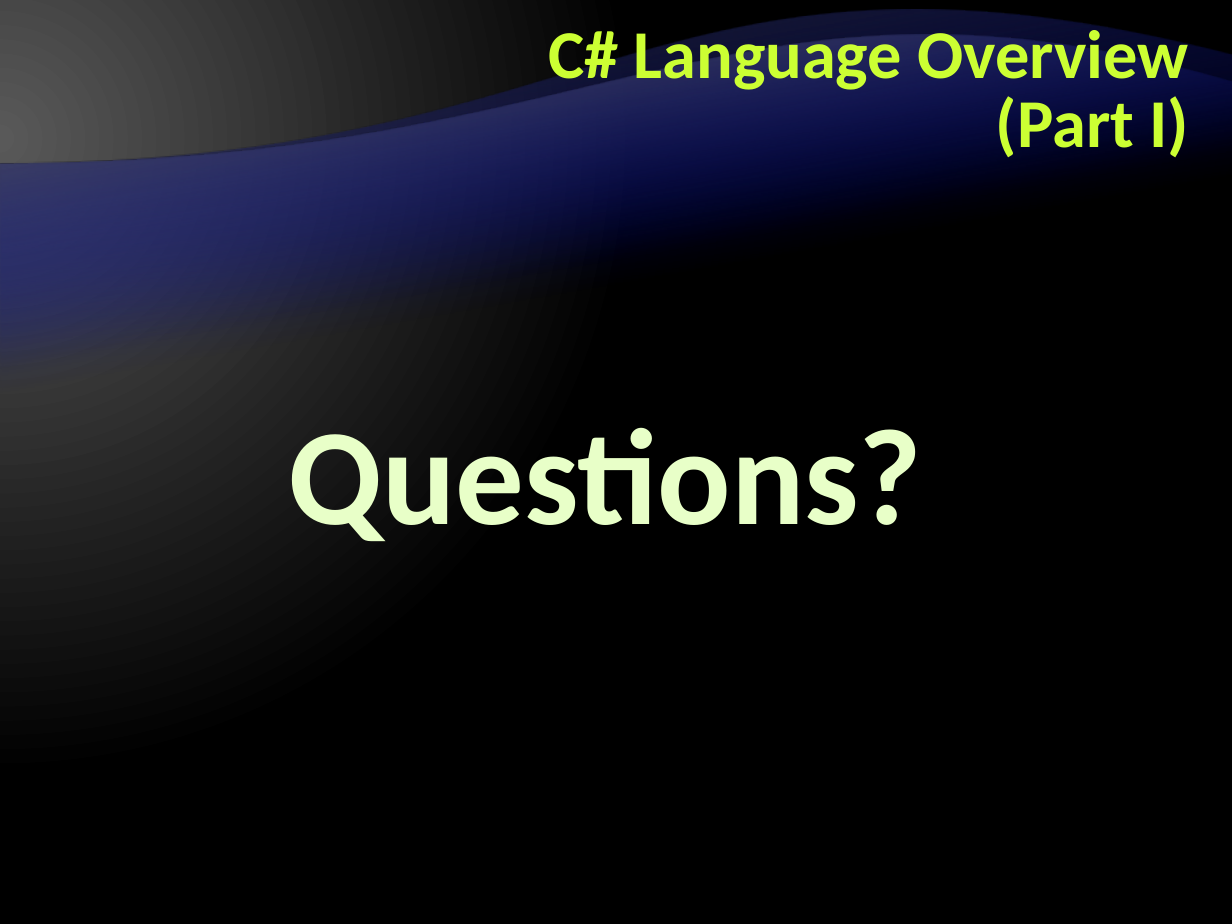
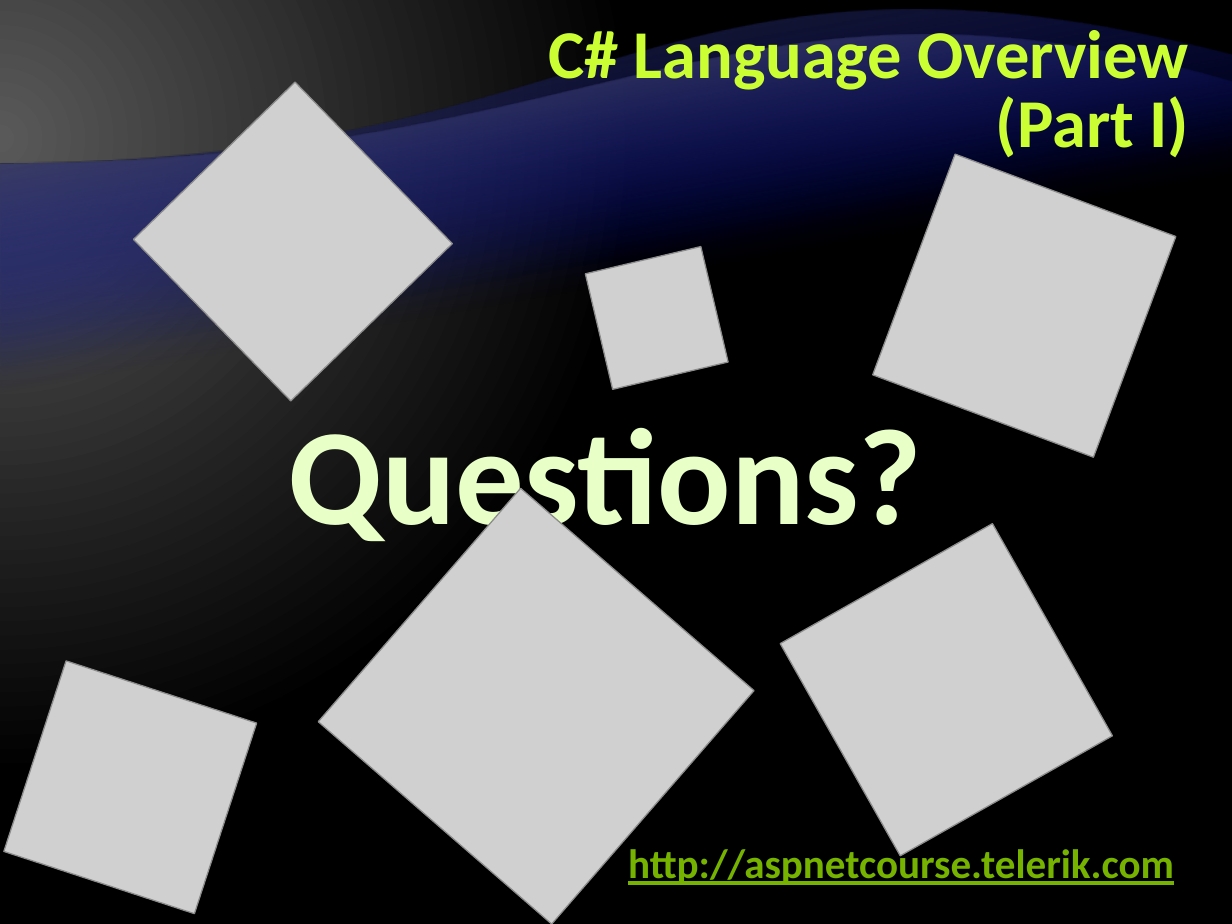
Before and after one commit to Graveheart/aspnetcourse, a slide deck: slide 107 of lectures/2. C# Language Overview - Part I.pptx (slide 3 before the commit). Drawn at 1232x924 pixels with LibreOffice and Linux fonts; fonts in the diff are those of the drawing; grey boxes stand for pictures; background and template pictures are left out. Boxes give left, top, right and bottom in pixels: in the first picture for what was removed or moved away, otherwise in the second. Text is boxed around its words. In the diff, an @@ line names an element or a change of style, - is before the commit and + after.

Commit message:
Completed the "Intro C# - Part I" lecture for TU-Sofia

```diff
--- a/lectures/2. C# Language Overview - Part I.pptx
+++ b/lectures/2. C# Language Overview - Part I.pptx
@@ picture added at [133,83,452,401] @@
@@ picture added at [873,154,1176,456] @@
@@ picture added at [586,247,728,389] @@
@@ picture added at [318,488,755,924] @@
@@ picture added at [780,524,1112,856] @@
@@ picture added at [3,661,257,914] @@
@@ text added at [628,845,1174,885], 24 pt, text #76B200, bold, underline @@
+http://aspnetcourse.telerik.com
```
Also in this commit, not shown: 1 other slide changed, 105 slides added, 1 slide removed.
